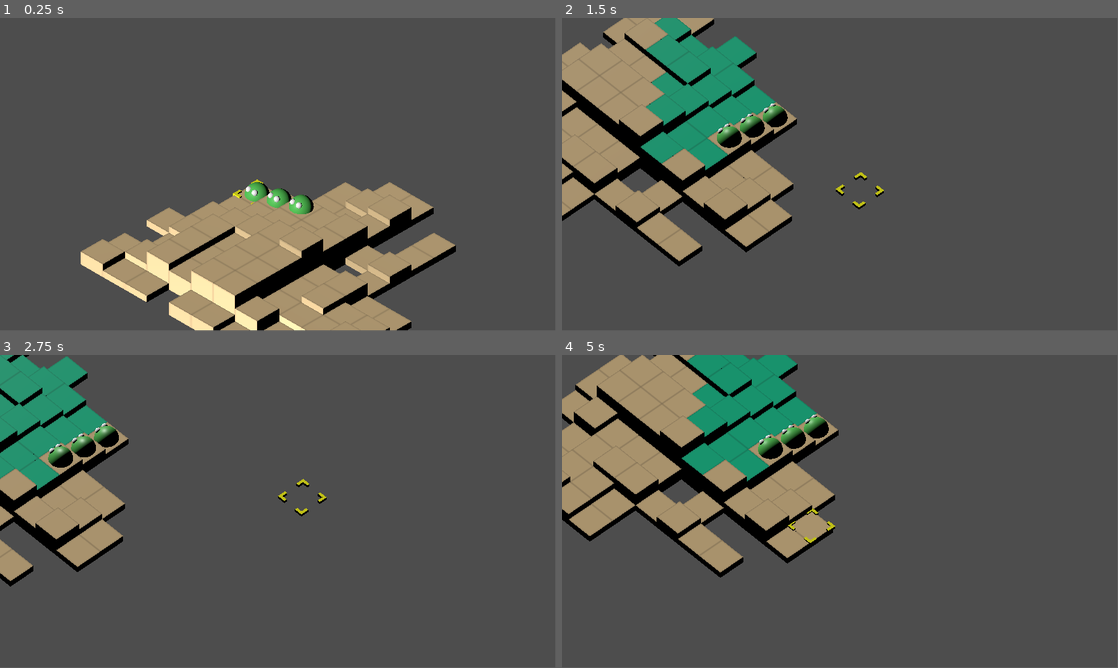
Above: before the commit, frames 1-4 (two rows, left to right).
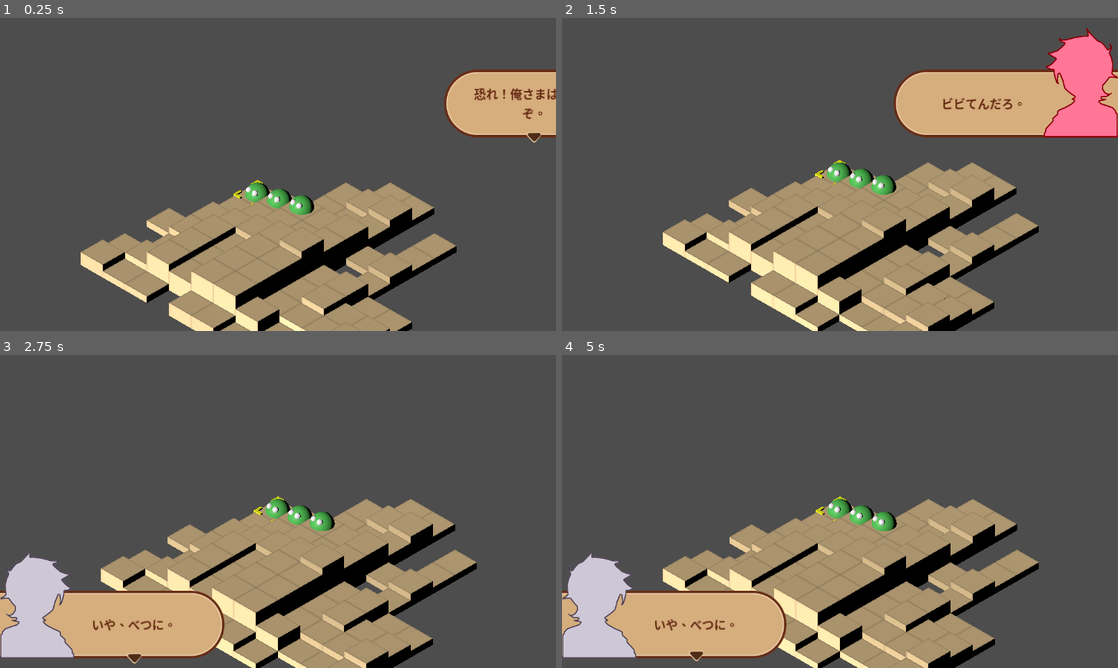
Above: after the commit, the same moments.

Repository: WeatheredSouls/GodotTactics
Game: Godot game, scene res://Scenes/Battle.tscn
The game is run twice, just before and just after one commit, with the same random seed, the same clock (stepped at 60 frames per second) and the same inputs.
Inputs (mouse positions are in pixels of both pictures, inside the frame that each line leads up to):
- Up to frame 1 (0.25 s): no input
- Up to frame 2 (1.5 s): tap Enter (fire_1) at 0.5, 1.35 s; move the mouse to (962, 158) at 0.52 s; hold D (move_right) 0.53-1.28 s; hold Right mouse button (camera_activate) 0.53-1.28 s; move the mouse to (728, 190) at 1.27 s; hold S (move_down) from 1.28 s (still down)
- Up to frame 3 (2.75 s): move the mouse to (333, 442) at 2.02 s; release S (move_down) at 2.03 s; hold D (move_right) from 2.03 s (still down); tap Shift (fire_2) at 2.1 s
- Up to frame 4 (5 s): move the mouse to (812, 574) at 2.77 s; release D (move_right) at 2.78 s; hold W (move_up) 2.78-3.53 s; tap Mouse wheel down (zoom_down) at 2.85 s; move the mouse to (1006, 558) at 3.52 s; hold A (move_left) from 3.53 s (still down); tap Mouse wheel up (zoom_up) at 3.6 s; move the mouse to (673, 464) at 4.27 s; right-click (673, 464) at 4.35 s
In our replay, the window is 799x449 before the commit and 800x450 after it. These sizes can differ from the game's own. Grey fills any space a smaller window leaves; there, only what the larger window draws over its background counts as a difference.

The runs differ from the first frame. In frame 1, 5.1% of the frame differs, in the area x 14-100%, y 16-100%; in frame 2, 53%; in frame 3, 43%; in frame 4, 54%, in the area x 0-86%, y 0-100%.

Commit message:
Part 7 - Conversation Controller

Diff:
--- /dev/null
+++ b/Data/Conversations/IntroScene.tres
@@ -0,0 +1,28 @@
+[gd_resource type="Resource" script_class="ConversationData" load_steps=8 format=3 uid="uid://bh6it8hj4u2ph"]
+
+[ext_resource type="Script" path="res://Scripts/Model/SpeakerData.gd" id="1_k0pjk"]
+[ext_resource type="Script" path="res://Scripts/Model/ConversationData.gd" id="1_rvekl"]
+[ext_resource type="Texture2D" uid="uid://bw7tib5ocvpwl" path="res://Textures/UI/EvilAvatar.png" id="2_7j3ot"]
+[ext_resource type="Texture2D" uid="uid://biu741lehhl8s" path="res://Textures/UI/Avatar.png" id="3_g0xsw"]
+
+[sub_resource type="Resource" id="Resource_wjqjk"]
+script = ExtResource("1_k0pjk")
+speaker = ExtResource("2_7j3ot")
+anchor = 1
+messages = Array[String](["Be scared. Cause I am awesome!!!", "And Scary!!!", "You're scared aren't you?"])
+
+[sub_resource type="Resource" id="Resource_d6ong"]
+script = ExtResource("1_k0pjk")
+speaker = ExtResource("3_g0xsw")
+anchor = 2
+messages = Array[String](["Nope. Not really.", "Let's just get this over with."])
+
+[sub_resource type="Resource" id="Resource_lft1l"]
+script = ExtResource("1_k0pjk")
+speaker = ExtResource("2_7j3ot")
+anchor = 1
+messages = Array[String](["Oh… well… hmm…"])
+
+[resource]
+script = ExtResource("1_rvekl")
+list = Array[ExtResource("1_k0pjk")]([SubResource("Resource_wjqjk"), SubResource("Resource_d6ong"), SubResource("Resource_lft1l")])
--- /dev/null
+++ b/Data/Conversations/IntroScene2.tres
@@ -0,0 +1,28 @@
+[gd_resource type="Resource" script_class="ConversationData" load_steps=8 format=3 uid="uid://bxirdw58gmiwt"]
+
+[ext_resource type="Script" path="res://Scripts/Model/SpeakerData.gd" id="1_8oseh"]
+[ext_resource type="Texture2D" uid="uid://bw7tib5ocvpwl" path="res://Textures/UI/EvilAvatar.png" id="2_f0cql"]
+[ext_resource type="Texture2D" uid="uid://biu741lehhl8s" path="res://Textures/UI/Avatar.png" id="3_jkltn"]
+[ext_resource type="Script" path="res://Scripts/Model/ConversationData.gd" id="4_rd1rs"]
+
+[sub_resource type="Resource" id="Resource_wjqjk"]
+script = ExtResource("1_8oseh")
+speaker = ExtResource("2_f0cql")
+anchor = 1
+messages = Array[String](["VILLAIN_1A", "VILLAIN_1B", "VILLAIN_1C"])
+
+[sub_resource type="Resource" id="Resource_d6ong"]
+script = ExtResource("1_8oseh")
+speaker = ExtResource("3_jkltn")
+anchor = 2
+messages = Array[String](["HERO_1A", "HERO_1B"])
+
+[sub_resource type="Resource" id="Resource_lft1l"]
+script = ExtResource("1_8oseh")
+speaker = ExtResource("2_f0cql")
+anchor = 1
+messages = Array[String](["VILLAIN_2A"])
+
+[resource]
+script = ExtResource("4_rd1rs")
+list = Array[ExtResource("1_8oseh")]([SubResource("Resource_wjqjk"), SubResource("Resource_d6ong"), SubResource("Resource_lft1l")])
--- /dev/null
+++ b/Data/Conversations/Translations/IntroScene.csv
@@ -0,0 +1,7 @@
+KEY,en,jp,es
+VILLAIN_1A,Be scared. Cause I am awesome!!!,恐れ！俺さまは最強だぞ。,Temedme. Porque soy fantástico.
+VILLAIN_1B,And Scary!!!,俺さまの素晴らしさは怖いんだろ。,Y aterrador
+VILLAIN_1C,You're scared aren't you?,ビビてんだろ。,"Tienes miedo, ¿verdad?"
+HERO_1A,Nope. Not really.,いや、べつに。,"No, nada en especial."
+HERO_1B,Let's just get this over with.,さっさと決着つけようぜ。,Vamos a acabar con esto.
+VILLAIN_2A,Oh... well... hmm...,あら。。。まあ。。。えーと。。。,Oh... ya veo... hmm...
--- a/Scenes/Battle.tscn
+++ b/Scenes/Battle.tscn
@@ -9,23 +9,173 @@
 [ext_resource type="Script" path="res://Scripts/Controller/CameraController.gd" id="4_85yja"]
 [ext_resource type="Script" path="res://Scripts/Controller/Battle States/SelectUnitState.gd" id="5_i2eso"]
 [ext_resource type="Script" path="res://Scripts/Controller/Battle States/MoveSequenceState.gd" id="6_xkkv4"]
+[ext_resource type="Script" path="res://Scripts/Controller/Battle States/CutSceneState.gd" id="7_hiiig"]
+[ext_resource type="Script" path="res://Scripts/Controller/ConversationController.gd" id="10_3i1al"]
+[ext_resource type="Script" path="res://Scripts/View Model Component/ConversationPanel.gd" id="12_3j4sj"]
+[ext_resource type="Script" path="res://Scripts/Common/UI/PanelAnchor.gd" id="13_4akxu"]
+[ext_resource type="Texture2D" uid="uid://0tyk6cjeapi" path="res://Textures/UI/ConversationPanel.png" id="13_v33yy"]
+[ext_resource type="Texture2D" uid="uid://biu741lehhl8s" path="res://Textures/UI/Avatar.png" id="14_ikhvj"]
+[ext_resource type="Texture2D" uid="uid://bqhgfy01bdleo" path="res://Textures/UI/MoreConversationArrow.png" id="15_ey8f6"]
+
+[sub_resource type="StyleBoxEmpty" id="StyleBoxEmpty_fvobm"]
+
+[sub_resource type="Resource" id="Resource_i7d1i"]
+script = ExtResource("13_4akxu")
+anchorName = "Hide Bottom"
+myAnchor = 3
+parentAnchor = 2
+offset = Vector2(0, -20)
+duration = 0.5
+trans = 0
+anchorEase = 2
+
+[sub_resource type="Resource" id="Resource_8of27"]
+script = ExtResource("13_4akxu")
+anchorName = "Hide Top"
+myAnchor = 1
+parentAnchor = 0
+offset = Vector2(0, 20)
+duration = 0.5
+trans = 0
+anchorEase = 2
+
+[sub_resource type="Resource" id="Resource_5ckyl"]
+script = ExtResource("13_4akxu")
+anchorName = "Show Bottom"
+myAnchor = 2
+parentAnchor = 2
+offset = Vector2(0, -20)
+duration = 0.5
+trans = 0
+anchorEase = 2
+
+[sub_resource type="Resource" id="Resource_glpv7"]
+script = ExtResource("13_4akxu")
+anchorName = "Show Top"
+myAnchor = 0
+parentAnchor = 0
+offset = Vector2(0, 20)
+duration = 0.5
+trans = 0
+anchorEase = 2
+
+[sub_resource type="Animation" id="Animation_nrmuj"]
+resource_name = "Left Arrow Bounce"
+length = 0.5
+loop_mode = 2
+tracks/0/type = "value"
+tracks/0/imported = false
+tracks/0/enabled = true
+tracks/0/path = NodePath(".:position")
+tracks/0/interp = 1
+tracks/0/loop_wrap = true
+tracks/0/keys = {
+"times": PackedFloat32Array(0, 0.5),
+"transitions": PackedFloat32Array(1, 1),
+"update": 0,
+"values": [Vector2(262, 210), Vector2(262, 220)]
+}
+
+[sub_resource type="Animation" id="Animation_vdj6p"]
+length = 0.001
+tracks/0/type = "value"
+tracks/0/imported = false
+tracks/0/enabled = true
+tracks/0/path = NodePath(".:position")
+tracks/0/interp = 1
+tracks/0/loop_wrap = true
+tracks/0/keys = {
+"times": PackedFloat32Array(0),
+"transitions": PackedFloat32Array(1),
+"update": 0,
+"values": [Vector2(262, 210)]
+}
+
+[sub_resource type="AnimationLibrary" id="AnimationLibrary_ca0bq"]
+_data = {
+"Left Arrow Bounce": SubResource("Animation_nrmuj"),
+"RESET": SubResource("Animation_vdj6p")
+}
+
+[sub_resource type="Resource" id="Resource_fagxq"]
+script = ExtResource("13_4akxu")
+anchorName = "Hide Bottom"
+myAnchor = 2
+parentAnchor = 3
+offset = Vector2(0, -20)
+duration = 0.5
+trans = 0
+anchorEase = 2
+
+[sub_resource type="Resource" id="Resource_jep18"]
+script = ExtResource("13_4akxu")
+anchorName = "Hide Top"
+myAnchor = 0
+parentAnchor = 1
+offset = Vector2(0, 20)
+duration = 0.5
+trans = 0
+anchorEase = 2
+
+[sub_resource type="Resource" id="Resource_wamtl"]
+script = ExtResource("13_4akxu")
+anchorName = "Show Bottom"
+myAnchor = 3
+parentAnchor = 3
+offset = Vector2(0, -20)
+duration = 0.5
+trans = 0
+anchorEase = 2
+
+[sub_resource type="Resource" id="Resource_ojajp"]
+script = ExtResource("13_4akxu")
+anchorName = "Show Top"
+myAnchor = 1
+parentAnchor = 1
+offset = Vector2(0, 20)
+duration = 0.5
+trans = 0
+anchorEase = 2
+
+[sub_resource type="Animation" id="Animation_5yy2j"]
+resource_name = "Right Arrow Bounce"
+length = 0.5
+loop_mode = 2
+tracks/0/type = "value"
+tracks/0/imported = false
+tracks/0/enabled = true
+tracks/0/path = NodePath(".:position")
+tracks/0/interp = 1
+tracks/0/loop_wrap = true
+tracks/0/keys = {
+"times": PackedFloat32Array(0, 0.5),
+"transitions": PackedFloat32Array(1, 1),
+"update": 0,
+"values": [Vector2(170, 210), Vector2(170, 220)]
+}
+
+[sub_resource type="AnimationLibrary" id="AnimationLibrary_l4uix"]
+_data = {
+"Right Arrow Bounce": SubResource("Animation_5yy2j")
+}
 
 [node name="Battle" type="Node3D"]
 
-[node name="Battle Controller" type="Node" parent="." node_paths=PackedStringArray("board", "inputController", "cameraController", "stateMachine", "startState")]
+[node name="Battle Controller" type="Node" parent="." node_paths=PackedStringArray("board", "inputController", "cameraController", "conversationController", "stateMachine", "startState")]
 script = ExtResource("1_jg3qk")
 board = NodePath("Board")
 inputController = NodePath("Input Controller")
 cameraController = NodePath("Camera Controller")
+conversationController = NodePath("Conversation Controller")
 stateMachine = NodePath("State Machine")
 startState = NodePath("State Machine/Init Battle State")
 
 [node name="State Machine" type="Node" parent="Battle Controller"]
 script = ExtResource("2_lgpnl")
 
-[node name="Init Battle State" type="Node" parent="Battle Controller/State Machine" node_paths=PackedStringArray("selectUnitState")]
+[node name="Init Battle State" type="Node" parent="Battle Controller/State Machine" node_paths=PackedStringArray("cutSceneState")]
 script = ExtResource("3_nwvsw")
-selectUnitState = NodePath("../Select Unit State")
+cutSceneState = NodePath("../Cut Scene State")
 
 [node name="Move Target State" type="Node" parent="Battle Controller/State Machine" node_paths=PackedStringArray("MoveSequenceState")]
 script = ExtResource("4_2n2ph")
@@ -38,6 +188,10 @@
 [node name="Move Sequence State" type="Node" parent="Battle Controller/State Machine" node_paths=PackedStringArray("SelectUnitState")]
 script = ExtResource("6_xkkv4")
 SelectUnitState = NodePath("../Select Unit State")
+
+[node name="Cut Scene State" type="Node" parent="Battle Controller/State Machine" node_paths=PackedStringArray("selectUnitState")]
+script = ExtResource("7_hiiig")
+selectUnitState = NodePath("../Select Unit State")
 
 [node name="Input Controller" type="Node" parent="Battle Controller"]
 script = ExtResource("2_6a0kt")
@@ -61,3 +215,167 @@
 transform = Transform3D(1, 0, 0, 0, 1, 0, 0, 0, 1, 0, 0, 10)
 projection = 1
 size = 10.0
+
+[node name="Conversation Controller" type="Node" parent="Battle Controller" node_paths=PackedStringArray("leftPanel", "rightPanel")]
+script = ExtResource("10_3i1al")
+leftPanel = NodePath("Left Edge Conversation Panel")
+rightPanel = NodePath("Right Edge Conversation Panel")
+
+[node name="Left Edge Conversation Panel" type="Panel" parent="Battle Controller/Conversation Controller" node_paths=PackedStringArray("message", "speaker", "arrow")]
+offset_right = 465.0
+offset_bottom = 227.0
+theme_override_styles/panel = SubResource("StyleBoxEmpty_fvobm")
+script = ExtResource("12_3j4sj")
+message = NodePath("Message")
+speaker = NodePath("Speaker")
+arrow = NodePath("Left More Arrow")
+anchorList = Array[ExtResource("13_4akxu")]([SubResource("Resource_i7d1i"), SubResource("Resource_8of27"), SubResource("Resource_5ckyl"), SubResource("Resource_glpv7")])
+
+[node name="Background" type="NinePatchRect" parent="Battle Controller/Conversation Controller/Left Edge Conversation Panel"]
+layout_mode = 1
+anchors_preset = 2
+anchor_top = 1.0
+anchor_bottom = 1.0
+offset_top = -140.0
+offset_right = 465.0
+grow_vertical = 0
+scale = Vector2(-1, 1)
+pivot_offset = Vector2(232.5, 0)
+texture = ExtResource("13_v33yy")
+region_rect = Rect2(0, 0, 74, 140)
+patch_margin_left = 71
+patch_margin_top = 70
+patch_margin_right = 2
+patch_margin_bottom = 70
+
+[node name="Speaker" type="TextureRect" parent="Battle Controller/Conversation Controller/Left Edge Conversation Panel"]
+layout_mode = 1
+anchors_preset = 2
+anchor_top = 1.0
+anchor_bottom = 1.0
+offset_top = -227.0
+offset_right = 154.0
+grow_vertical = 0
+texture = ExtResource("14_ikhvj")
+flip_h = true
+
+[node name="Message" type="Label" parent="Battle Controller/Conversation Controller/Left Edge Conversation Panel"]
+layout_mode = 1
+anchors_preset = 2
+anchor_top = 1.0
+anchor_bottom = 1.0
+offset_left = 136.0
+offset_top = -130.0
+offset_right = 420.0
+offset_bottom = -10.0
+grow_vertical = 0
+theme_override_colors/font_color = Color(0.407843, 0.172549, 0.0823529, 1)
+theme_override_font_sizes/font_size = 25
+text = "Here is a lot of text to read. Use the arrow for more."
+horizontal_alignment = 1
+vertical_alignment = 1
+autowrap_mode = 2
+
+[node name="Left More Arrow" type="TextureRect" parent="Battle Controller/Conversation Controller/Left Edge Conversation Panel"]
+layout_mode = 1
+anchors_preset = 2
+anchor_top = 1.0
+anchor_bottom = 1.0
+offset_left = 262.0
+offset_top = -17.0
+offset_right = 295.0
+offset_bottom = 7.0
+grow_vertical = 0
+texture = ExtResource("15_ey8f6")
+
+[node name="Left Animation" type="AnimationPlayer" parent="Battle Controller/Conversation Controller/Left Edge Conversation Panel/Left More Arrow"]
+autoplay = "Left Arrow Bounce"
+libraries = {
+"": SubResource("AnimationLibrary_ca0bq")
+}
+
+[node name="Right Edge Conversation Panel" type="Panel" parent="Battle Controller/Conversation Controller" node_paths=PackedStringArray("message", "speaker", "arrow")]
+anchors_preset = 1
+anchor_left = 1.0
+anchor_right = 1.0
+offset_left = -465.0
+offset_bottom = 227.0
+grow_horizontal = 0
+theme_override_styles/panel = SubResource("StyleBoxEmpty_fvobm")
+script = ExtResource("12_3j4sj")
+message = NodePath("Message")
+speaker = NodePath("Speaker")
+arrow = NodePath("Right More Arrow")
+anchorList = Array[ExtResource("13_4akxu")]([SubResource("Resource_fagxq"), SubResource("Resource_jep18"), SubResource("Resource_wamtl"), SubResource("Resource_ojajp")])
+
+[node name="Background" type="NinePatchRect" parent="Battle Controller/Conversation Controller/Right Edge Conversation Panel"]
+layout_mode = 1
+anchors_preset = 3
+anchor_left = 1.0
+anchor_top = 1.0
+anchor_right = 1.0
+anchor_bottom = 1.0
+offset_left = -465.0
+offset_top = -140.0
+grow_horizontal = 0
+grow_vertical = 0
+texture = ExtResource("13_v33yy")
+region_rect = Rect2(0, 0, 74, 140)
+patch_margin_left = 71
+patch_margin_top = 70
+patch_margin_right = 2
+patch_margin_bottom = 70
+
+[node name="Speaker" type="TextureRect" parent="Battle Controller/Conversation Controller/Right Edge Conversation Panel"]
+layout_mode = 1
+anchors_preset = 3
+anchor_left = 1.0
+anchor_top = 1.0
+anchor_right = 1.0
+anchor_bottom = 1.0
+offset_left = -154.0
+offset_top = -227.0
+grow_horizontal = 0
+grow_vertical = 0
+texture = ExtResource("14_ikhvj")
+
+[node name="Message" type="Label" parent="Battle Controller/Conversation Controller/Right Edge Conversation Panel"]
+layout_mode = 1
+anchors_preset = 3
+anchor_left = 1.0
+anchor_top = 1.0
+anchor_right = 1.0
+anchor_bottom = 1.0
+offset_left = -420.0
+offset_top = -130.0
+offset_right = -136.0
+offset_bottom = -10.0
+grow_horizontal = 0
+grow_vertical = 0
+theme_override_colors/font_color = Color(0.407843, 0.172549, 0.0823529, 1)
+theme_override_font_sizes/font_size = 25
+text = "Here is a lot of text to read. Use the arrow for more."
+horizontal_alignment = 1
+vertical_alignment = 1
+autowrap_mode = 2
+
+[node name="Right More Arrow" type="TextureRect" parent="Battle Controller/Conversation Controller/Right Edge Conversation Panel"]
+layout_mode = 1
+anchors_preset = 3
+anchor_left = 1.0
+anchor_top = 1.0
+anchor_right = 1.0
+anchor_bottom = 1.0
+offset_left = -295.0
+offset_top = -7.0
+offset_right = -262.0
+offset_bottom = 17.0
+grow_horizontal = 0
+grow_vertical = 0
+texture = ExtResource("15_ey8f6")
+
+[node name="Right Animation" type="AnimationPlayer" parent="Battle Controller/Conversation Controller/Right Edge Conversation Panel/Right More Arrow"]
+autoplay = "Right Arrow Bounce"
+libraries = {
+"": SubResource("AnimationLibrary_l4uix")
+}
--- a/Scripts/Common/UI/LayoutAnchor.gd
+++ b/Scripts/Common/UI/LayoutAnchor.gd
@@ -94,6 +94,6 @@
 
 func ToAnochorPosition(anchor:PanelAnchor,animated:bool):
 	if animated:
-		MoveToAnchorPosition(anchor.myAnchor, anchor.parentAnchor, anchor.offset, anchor.duration, anchor.trans, anchor.anchorEase)
+		await MoveToAnchorPosition(anchor.myAnchor, anchor.parentAnchor, anchor.offset, anchor.duration, anchor.trans, anchor.anchorEase)
 	else:
 		SnapToAnchorPosition(anchor.myAnchor, anchor.parentAnchor, anchor.offset)
--- /dev/null
+++ b/Scripts/Controller/Battle States/CutSceneState.gd
@@ -0,0 +1,27 @@
+extends BattleState
+
+@export var selectUnitState: State
+var data: ConversationData
+
+func _ready():
+	super()
+	data = load("res://Data/Conversations/IntroScene2.tres")
+
+func AddListeners():
+	super()
+	_owner.conversationController.completeEvent.connect(OnCompleteConversation)
+
+func RemoveListeners():
+	super()
+	_owner.conversationController.completeEvent.disconnect(OnCompleteConversation)
+
+func Enter():
+	super()
+	_owner.conversationController.Show(data)
+
+func OnFire(e:int):
+	super(e)
+	_owner.conversationController.Next()
+
+func OnCompleteConversation():
+	_owner.stateMachine.ChangeState(selectUnitState)
--- a/Scripts/Controller/Battle States/InitBattleState.gd
+++ b/Scripts/Controller/Battle States/InitBattleState.gd
@@ -1,5 +1,5 @@
 extends BattleState
-@export var selectUnitState: State
+@export var cutSceneState: State
 
 func Enter():
 	super()
@@ -16,7 +16,11 @@
 
 	_owner.cameraController.setFollow(_owner.board.marker)
 
-	_owner.stateMachine.ChangeState(selectUnitState)
+	TranslationServer.set_locale("jp")
+	#TranslationServer.set_locale("en")
+	#TranslationServer.set_locale("es")
+
+	_owner.stateMachine.ChangeState(cutSceneState)
 
 func SpawnTestUnits():
 	var components= [WalkMovement, FlyMovement, TeleportMovement]
--- a/Scripts/Controller/BattleController.gd
+++ b/Scripts/Controller/BattleController.gd
@@ -4,6 +4,7 @@
 @export var board: BoardCreator
 @export var inputController: InputController
 @export var cameraController: CameraController
+@export var conversationController: ConversationController
 
 @export var stateMachine: StateMachine
 @export var startState: State
--- /dev/null
+++ b/Scripts/Controller/ConversationController.gd
@@ -0,0 +1,72 @@
+extends Node
+class_name ConversationController
+
+signal completeEvent()
+signal resume()
+
+@export var leftPanel:ConversationPanel
+@export var rightPanel:ConversationPanel
+
+var inTransition:bool
+
+func _DisableNode(node:Node) -> void:
+	node.process_mode = Node.PROCESS_MODE_DISABLED
+	node.hide()
+
+func _EnableNode(node:Node) -> void:
+	node.process_mode = Node.PROCESS_MODE_INHERIT
+	node.show()
+
+func _ready():
+	leftPanel.ToAnochorPosition(leftPanel.GetAnchor("Hide Bottom"), false)
+	_DisableNode(leftPanel)
+
+	rightPanel.ToAnochorPosition(rightPanel.GetAnchor("Hide Bottom"), false)
+	_DisableNode(rightPanel)
+
+func Show(data: ConversationData):
+	_EnableNode(leftPanel)
+	_EnableNode(rightPanel)
+	Sequence(data)
+
+func Next():
+	if not inTransition:
+		resume.emit()
+
+func Sequence(data:ConversationData):
+	for sd in data.list:
+		inTransition = true
+		var currentPanel:ConversationPanel
+		if(sd.anchor == Control.PRESET_TOP_LEFT || sd.anchor == Control.PRESET_BOTTOM_LEFT || sd.anchor == Control.PRESET_CENTER_LEFT):
+			currentPanel = leftPanel
+		else:
+			currentPanel = rightPanel
+
+		var show:PanelAnchor
+		var hide:PanelAnchor
+
+		if(sd.anchor == Control.PRESET_TOP_LEFT || sd.anchor == Control.PRESET_TOP_RIGHT || sd.anchor == Control.PRESET_CENTER_TOP):
+			show = currentPanel.GetAnchor("Show Top")
+			hide = currentPanel.GetAnchor("Hide Top")
+		else:
+			show = currentPanel.GetAnchor("Show Bottom")
+			hide = currentPanel.GetAnchor("Hide Bottom")
+
+		#make sure panel is hidden to start and set text to initial dialog
+		currentPanel.ToAnochorPosition(hide, false)
+		currentPanel.Display(sd)
+
+		#move Panel and wait for it to finish moving
+		await currentPanel.ToAnochorPosition(show, true)
+
+		#once panel is done moving we can start accepting clicks to advance dialog
+		inTransition = false
+		await currentPanel.finished
+
+		#Hide panel and wait for it to get off screen
+		inTransition = true
+		await currentPanel.ToAnochorPosition(hide, false)
+
+	_DisableNode(leftPanel)
+	_DisableNode(rightPanel)
+	completeEvent.emit()
--- /dev/null
+++ b/Scripts/Model/ConversationData.gd
@@ -0,0 +1,4 @@
+extends Resource
+class_name ConversationData
+
+@export var list:Array[SpeakerData] = []
--- /dev/null
+++ b/Scripts/Model/SpeakerData.gd
@@ -0,0 +1,6 @@
+extends Resource
+class_name SpeakerData
+
+@export var speaker:CompressedTexture2D
+@export var anchor:Control.LayoutPreset
+@export var messages:Array[String] = []
--- /dev/null
+++ b/Scripts/View Model Component/ConversationPanel.gd
@@ -0,0 +1,34 @@
+extends LayoutAnchor
+class_name ConversationPanel
+
+@export var message:Label
+@export var speaker:TextureRect
+@export var arrow:Node
+
+@export var anchorList:Array[PanelAnchor] = []
+
+signal finished
+var _parent:ConversationController
+
+func _ready():
+	_parent = get_node("../")
+
+func GetAnchor(anchorName: String):
+	for anchor in self.anchorList:
+		if anchor.anchorName == anchorName:
+			return anchor
+	return null
+
+func Display(sd:SpeakerData):
+	speaker.texture = sd.speaker
+	speaker.size = speaker.texture.get_size()
+
+	#Resets the anchor point after resizing.
+	speaker.anchors_preset = speaker.anchors_preset
+
+	for i in sd.messages.size():
+		message.text = tr(sd.messages[i])
+		arrow.visible = i + 1 < sd.messages.size()
+		await _parent.resume
+
+	finished.emit()
--- a/project.godot
+++ b/project.godot
@@ -14,6 +14,11 @@
 run/main_scene="res://Scenes/Battle.tscn"
 config/features=PackedStringArray("4.1", "Forward Plus")
 config/icon="res://icon.svg"
+
+[display]
+
+window/stretch/mode="canvas_items"
+window/stretch/aspect="expand"
 
 [dotnet]
 
@@ -120,3 +125,7 @@
 , Object(InputEventKey,"resource_local_to_scene":false,"resource_name":"","device":-1,"window_id":0,"alt_pressed":false,"shift_pressed":false,"ctrl_pressed":false,"meta_pressed":false,"pressed":false,"keycode":0,"physical_keycode":4194328,"key_label":0,"unicode":0,"echo":false,"script":null)
 ]
 }
+
+[internationalization]
+
+locale/translations=PackedStringArray("res://Data/Conversations/Translations/IntroScene.en.translation", "res://Data/Conversations/Translations/IntroScene.es.translation", "res://Data/Conversations/Translations/IntroScene.jp.translation")
Not shown, added: Data/Conversations/Translations/IntroScene.csv.import
Binary file added: Data/Conversations/Translations/IntroScene.en.translation
Binary file added: Data/Conversations/Translations/IntroScene.es.translation
Binary file added: Data/Conversations/Translations/IntroScene.jp.translation
Not shown: 1 places in Scenes/Battle.tscn that only renumber resources
Binary file added: Textures/UI/EvilAvatar.png
Not shown, added: Textures/UI/EvilAvatar.png.import
Not shown, removed: Scripts/Model/.gitignore
